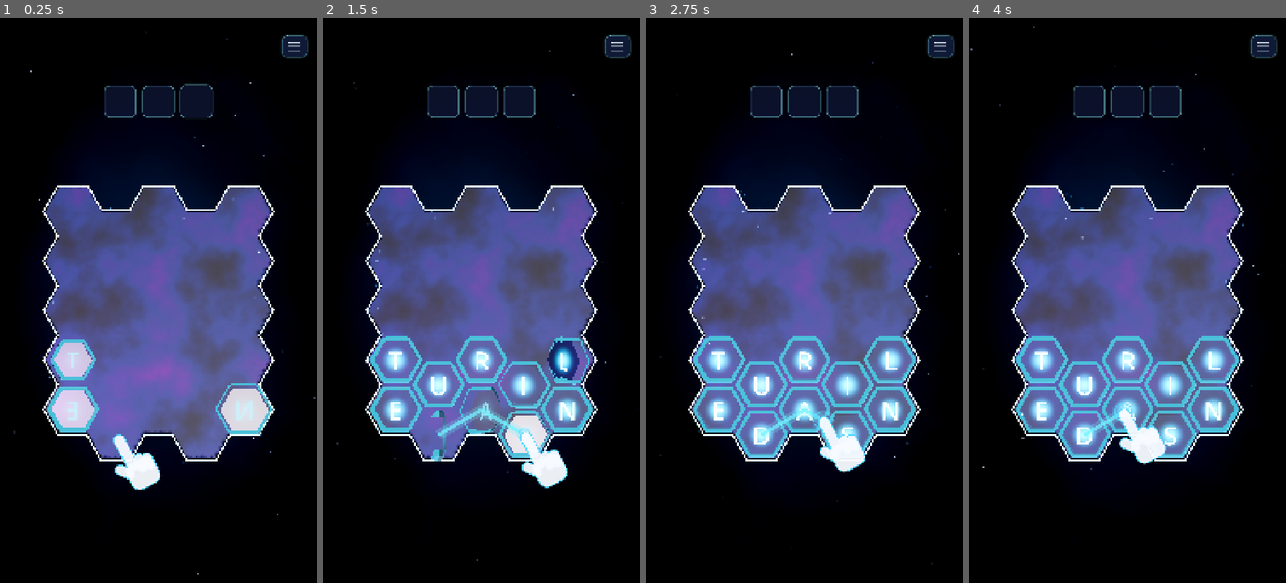
Above: before the commit, frames 1-4 (left to right).
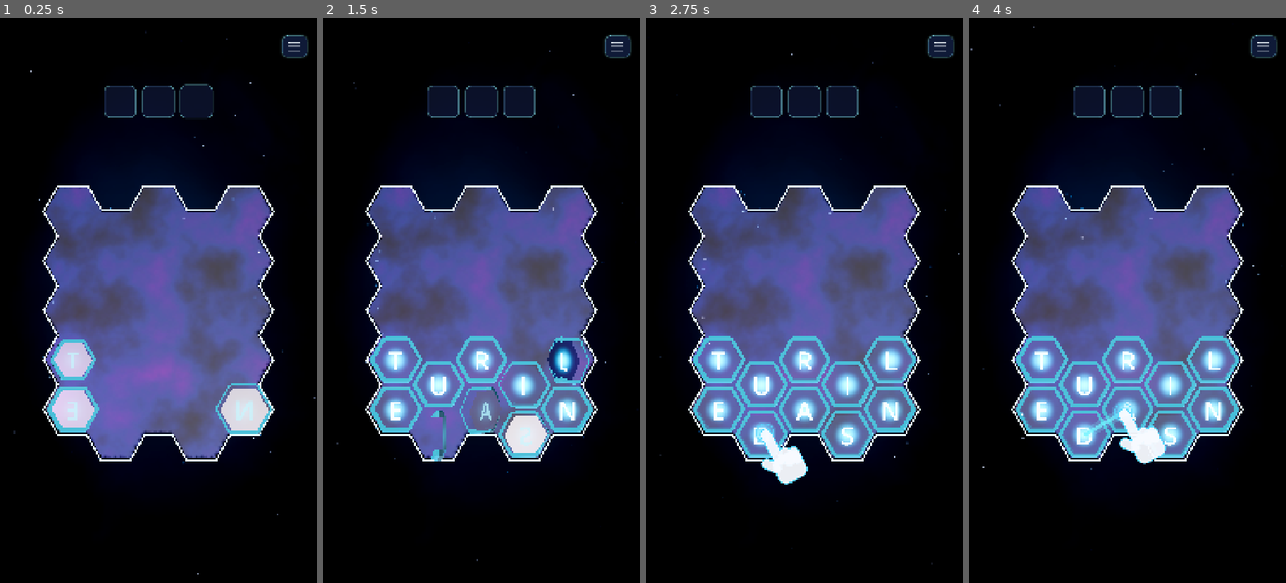
Above: after the commit, the same moments.

Repository: AdrianJetzer/hexi-bexi
Game: Godot game, scene res://scenes/screens/game_screen.tscn
Same seed, same stepped clock (60 frames per second), same inputs: the game is played once before the commit and once after it.
Inputs (mouse positions are in pixels of both pictures, inside the frame that each line leads up to):
- Up to frame 1 (0.25 s): no input
- Up to frame 2 (1.5 s): tap Enter at 0.5 s; move the mouse to (551, 272) at 0.52 s; hold Shift 0.53-1.25 s; click (551, 272) at 0.67 s; drag from (418, 328) to (465, 413) at 1.27 s
- Up to frame 3 (2.75 s): move the mouse to (836, 176) at 2.02 s; tap Ctrl at 2.1 s; click (836, 176) at 2.17 s
- Up to frame 4 (4 s): drag from (1111, 413) to (1032, 215) at 2.77 s; move the mouse to (1222, 385) at 3.52 s; tap Alt at 3.6 s; click (1222, 385) at 3.67 s

The runs differ from the first frame. In frame 1, 0.8% of the frame differs, in the area x 35-52%, y 73-84%; in frame 2, 1.2%; in frame 3, 1.8%, in the area x 34-70%, y 68-83%; in frame 4, nothing differs.

Commit message:
Tutorial: Finger erst, wenn das Feld fertig aufgebaut ist
Co-Authored-By: Claude Opus 5.5 <noreply@anthropic.com>

Diff:
--- a/letter-tetris/scenes/board3d/board_view_3d.gd
+++ b/letter-tetris/scenes/board3d/board_view_3d.gd
@@ -384,7 +384,18 @@
 func _on_tile_spawned(cell: Vector2i, letter: String) -> void:
 	clear_scan()
 	# Mehrere Hexagons im selben Moment (Start, Auffüllen, nach einem Wort) erscheinen nacheinander.
-	_make_tile(cell, letter).appear(_next_burst_delay())
+	var delay := _next_burst_delay()
+	_make_tile(cell, letter).appear(delay)
+	_settled_at = maxf(_settled_at, _now() + delay + HexTile3D.APPEAR_TIME)
+
+
+## Sekunden, bis alle gerade erscheinenden Steine fertig gedreht sind (0 = schon fertig).
+func settle_time() -> float:
+	return maxf(_settled_at - _now(), 0.0)
+
+
+func _now() -> float:
+	return Time.get_ticks_msec() / 1000.0
 
 
 ## Ein Stein bekommt einen neuen Buchstaben (Ersetzen, Säen): er dreht sich einmal um.
@@ -407,6 +418,9 @@
 		if _tiles.has(cell):
 			_tiles[cell].stop_pulse()
 	_hint_cells.clear()
+
+
+var _settled_at := 0.0
 
 
 func _next_burst_delay() -> float:
--- a/letter-tetris/scenes/board3d/hex_tile_3d.gd
+++ b/letter-tetris/scenes/board3d/hex_tile_3d.gd
@@ -97,6 +97,10 @@
 func place(at: Vector3) -> void:
 	_base_position = at
 	position = at
+
+
+## Dauer von appear() ohne Verzögerung (Aufploppen, Pause, Drehung), in Sekunden.
+const APPEAR_TIME := 0.25 + 0.35 + 0.55
 
 
 ## Erscheinen: kurz aufploppen mit Rückseite oben, dann echte Drehung auf die Vorderseite.
--- a/letter-tetris/scenes/screens/game_screen.gd
+++ b/letter-tetris/scenes/screens/game_screen.gd
@@ -102,8 +102,8 @@
 ## Story: Kapitel-Brett zwischen Titel und „Modus wechseln“ (Anteile der Bildschirmhöhe).
 const CHAPTER_BOARD_TOP := 0.15
 const CHAPTER_BOARD_BOTTOM := 0.87
-## Tutorial: Pause, bis der Finger erscheint (Sekunden).
-const FINGER_DELAY := 0.9
+## Tutorial: Pause nach dem Aufbau des Felds, bis der Finger erscheint (Sekunden).
+const FINGER_DELAY := 0.35
 const CHOICE_TITLE_FONT := 64
 const CHOICE_NAME_FONT := 46
 const CHOICE_INFO_FONT := 38
@@ -1134,9 +1134,9 @@
 	_finger_soon()
 
 
-## Finger nach kurzer Pause zeigen (die Steine drehen sich erst auf).
+## Finger erst zeigen, wenn das Feld fertig aufgebaut ist (alle Steine gedreht), plus kurze Pause.
 func _finger_soon() -> void:
-	get_tree().create_timer(FINGER_DELAY).timeout.connect(_update_finger)
+	get_tree().create_timer(_board.settle_time() + FINGER_DELAY).timeout.connect(_update_finger)
 
 
 ## Finger zeigen, solange eine Tutorial-Runde läuft und man nicht selbst wischt.
@@ -1145,6 +1145,10 @@
 			and not session.tutorial_path().is_empty()
 	if not want:
 		_finger.stop()
+		return
+	if _board.settle_time() > 0.0:
+		if not _finger.is_playing():
+			_finger_soon()  # Feld baut sich noch auf: danach nochmal
 		return
 	var pts := PackedVector2Array()
 	for cell in session.tutorial_path():
Not shown, changed: spec/screens.md
